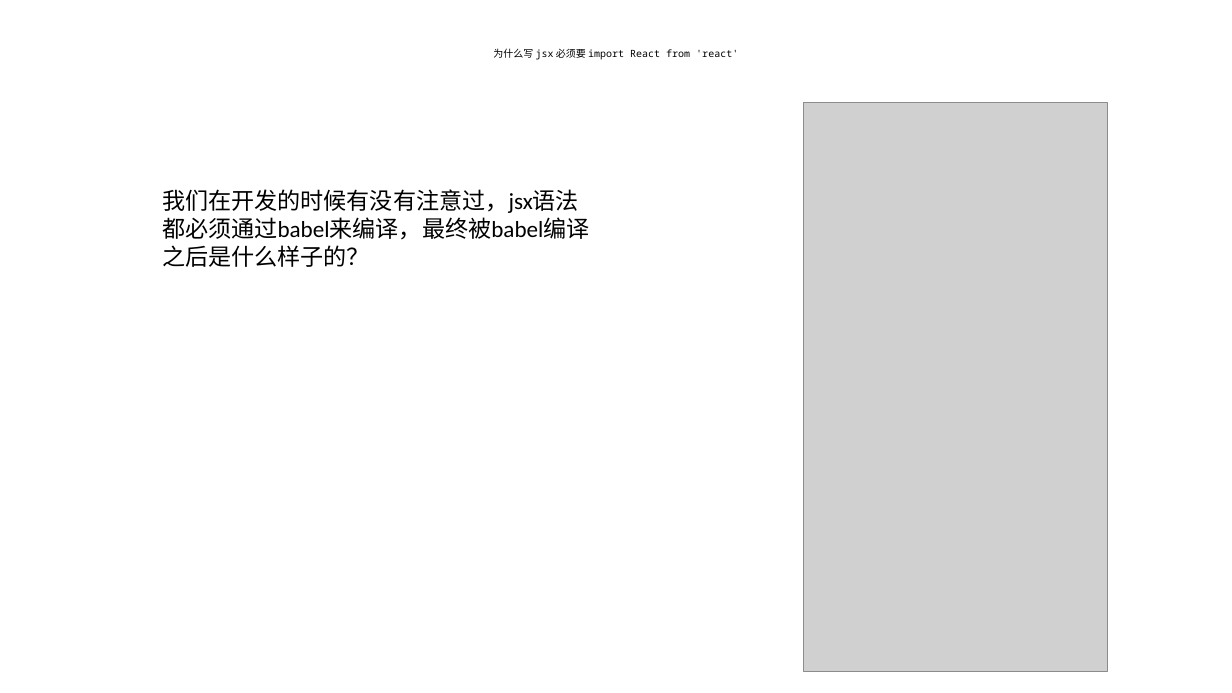
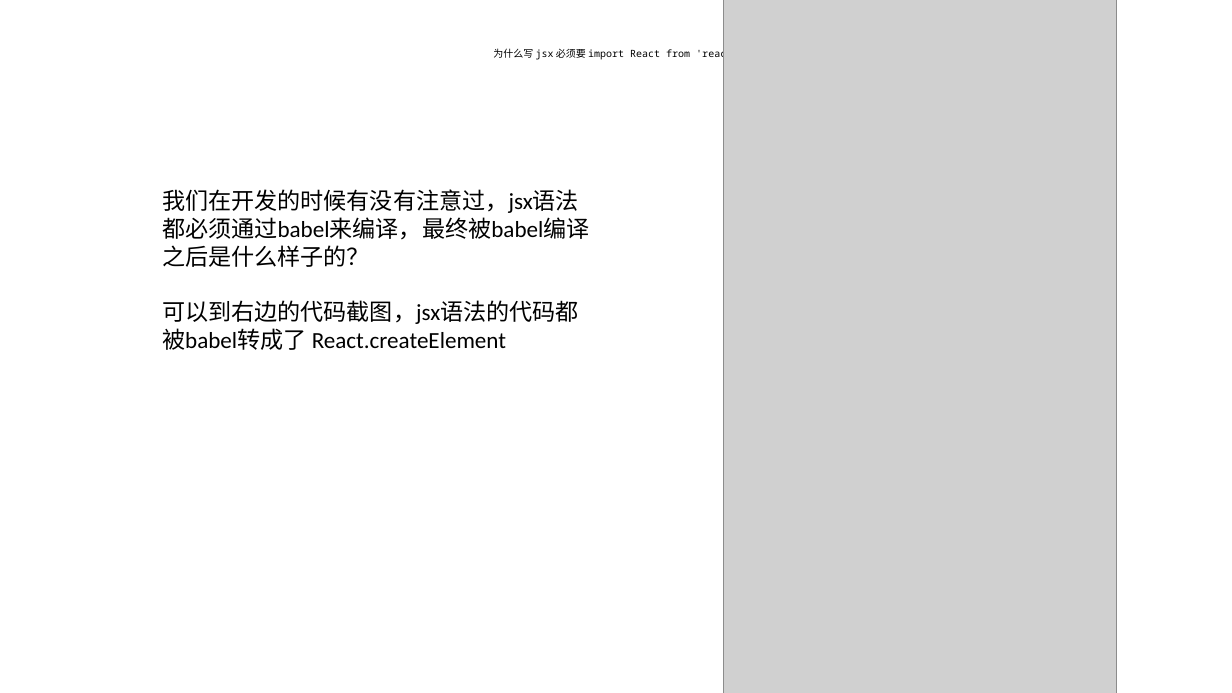
Before and after one commit to dddreee/react-source-code, a slide deck: slide 2 of share/react.ppt. Drawn at 1232x693 pixels with LibreOffice and Linux fonts; fonts in the diff are those of the drawing; grey boxes stand for pictures. Boxes give left, top, right and bottom in pixels: in the first picture for what was removed or moved away, otherwise in the second. Text is boxed around its words. In the diff, an @@ line names an element or a change of style, - is before the commit and + after.

```diff
--- a/share/react.ppt
+++ b/share/react.ppt
@@ picture: place and size @@
-picture at box(803, 103, 1107, 670)
+picture at box(723, 0, 1116, 693)
@@ text at box(162, 300, 579, 348): paragraph added @@
+可以到右边的代码截图，jsx语法的代码都被babel转成了 React.createElement
```
Also in this commit, not shown: 1 other slide changed.
